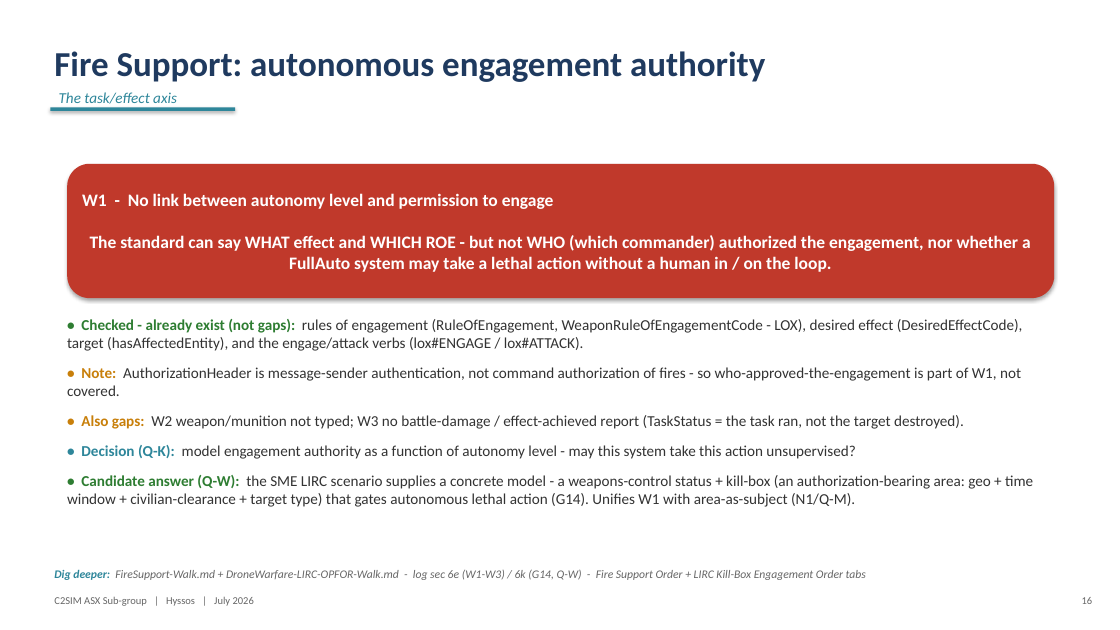
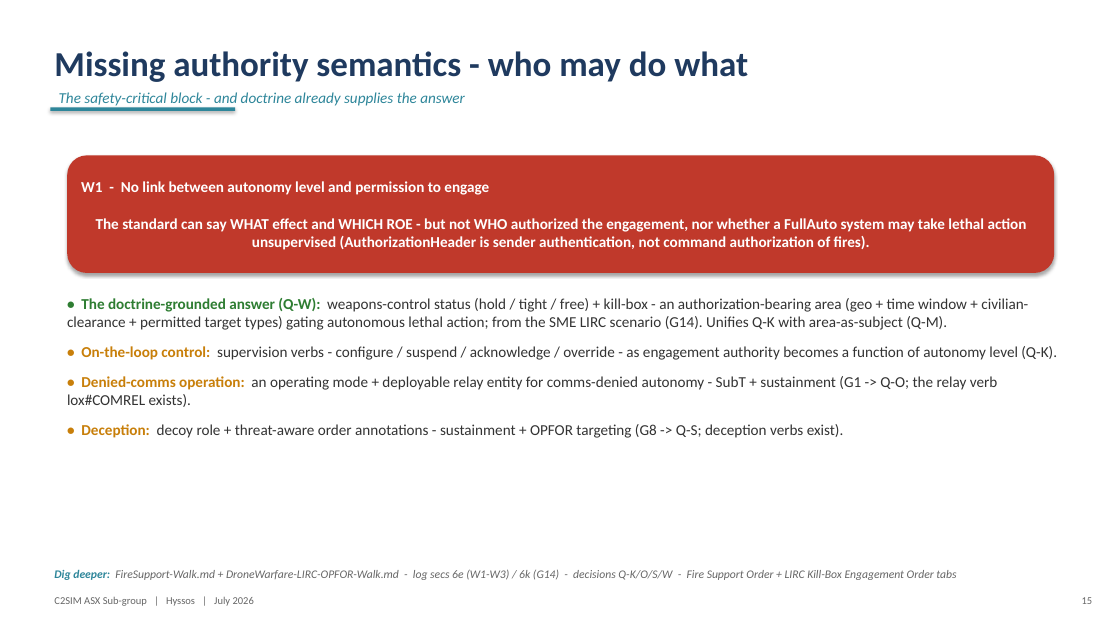
Before and after one commit to hyssostech/C2SIMArtifacts, a slide deck: slide 15 of Subgroups/ASX/InstantiationReview/ASX-Instantiation-Findings.pptx (slide 16 before the commit). Drawn at 1120x630 pixels with LibreOffice and Linux fonts; fonts in the diff are those of the drawing. Boxes give left, top, right and bottom in pixels: in the first picture for what was removed or moved away, otherwise in the second. Text is boxed around its words. In the diff, an @@ line names an element or a change of style, - is before the commit and + after.

```diff
--- a/Subgroups/ASX/InstantiationReview/ASX-Instantiation-Findings.pptx
+++ b/Subgroups/ASX/InstantiationReview/ASX-Instantiation-Findings.pptx
@@ text at bbox=[54, 51, 748, 82]: text changed @@
-Fire Support: autonomous engagement authority
+Missing authority semantics - who may do what
@@ text at bbox=[59, 92, 465, 108]: text changed @@
-The task/effect axis
+The safety-critical block - and doctrine already supplies the answer
@@ rounded rectangle "W1 - No link between ...": place and size @@
-rounded rectangle "W1 - No link between ..." at bbox=[67, 164, 1054, 298]
+rounded rectangle "W1 - No link between ..." at bbox=[67, 155, 1054, 273]
@@ text in rounded rectangle at bbox=[81, 181, 1027, 250]: text changed; size 15 to 13 pt @@
-W1 - No link between autonomy level and permission to engage
-The standard can say WHAT effect and WHICH ROE - but not WHO (which commander) authorized the engagement, nor whether a FullAuto system may take a lethal action without a human in / on the loop.
+W1 - No link between autonomy level and permission to engage
+The standard can say WHAT effect and WHICH ROE - but not WHO authorized the engagement, nor whether a FullAuto system may take lethal action unsupervised (AuthorizationHeader is sender authentication, not command authorization of fires).
@@ text at bbox=[67, 298, 1057, 438]: text changed @@
-• Checked - already exist (not gaps): rules of engagement (RuleOfEngagement, WeaponRuleOfEngagementCode - LOX), desired effect (DesiredEffectCode), target (hasAffectedEntity), and the engage/attack verbs (lox#ENGAGE / lox#ATTACK).
-• Note: AuthorizationHeader is message-sender authentication, not command authorization of fires - so who-approved-the-engagement is part of W1, not covered.
-• Also gaps: W2 weapon/munition not typed; W3 no battle-damage / effect-achieved report (TaskStatus = the task ran, not the target destroyed).
-• Decision (Q-K): model engagement authority as a function of autonomy level - may this system take this action unsupervised?
-• Candidate answer (Q-W): the SME LIRC scenario supplies a concrete model - a weapons-control status + kill-box (an authorization-bearing area: geo + time window + civilian-clearance + target type) that gates autonomous lethal action (G14). Unifies W1 with area-as-subject (N1/Q-M).
+• The doctrine-grounded answer (Q-W): weapons-control status (hold / tight / free) + kill-box - an authorization-bearing area (geo + time window + civilian-clearance + permitted target types) gating autonomous lethal action; from the SME LIRC scenario (G14). Unifies Q-K with area-as-subject (Q-M).
+• On-the-loop control: supervision verbs - configure / suspend / acknowledge / override - as engagement authority becomes a function of autonomy level (Q-K).
+• Denied-comms operation: an operating mode + deployable relay entity for comms-denied autonomy - SubT + sustainment (G1 -> Q-O; the relay verb lox#COMREL exists).
+• Deception: decoy role + threat-aware order annotations - sustainment + OPFOR targeting (G8 -> Q-S; deception verbs exist).
@@ text at bbox=[54, 569, 956, 580]: text changed @@
-Dig deeper: FireSupport-Walk.md + DroneWarfare-LIRC-OPFOR-Walk.md - log sec 6e (W1-W3) / 6k (G14, Q-W) - Fire Support Order + LIRC Kill-Box Engagement Order tabs
+Dig deeper: FireSupport-Walk.md + DroneWarfare-LIRC-OPFOR-Walk.md - log secs 6e (W1-W3) / 6k (G14) - decisions Q-K/O/S/W - Fire Support Order + LIRC Kill-Box Engagement Order tabs
```
Also in this commit, not shown: 17 other slides changed, 3 slides added, 8 slides removed, 2 other files.
